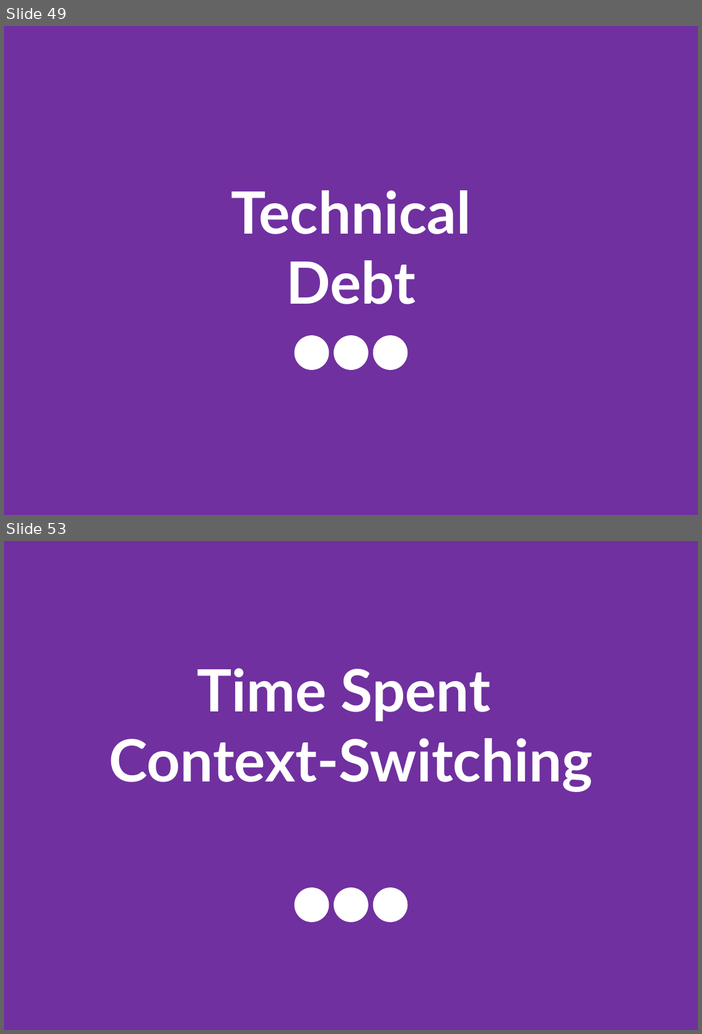
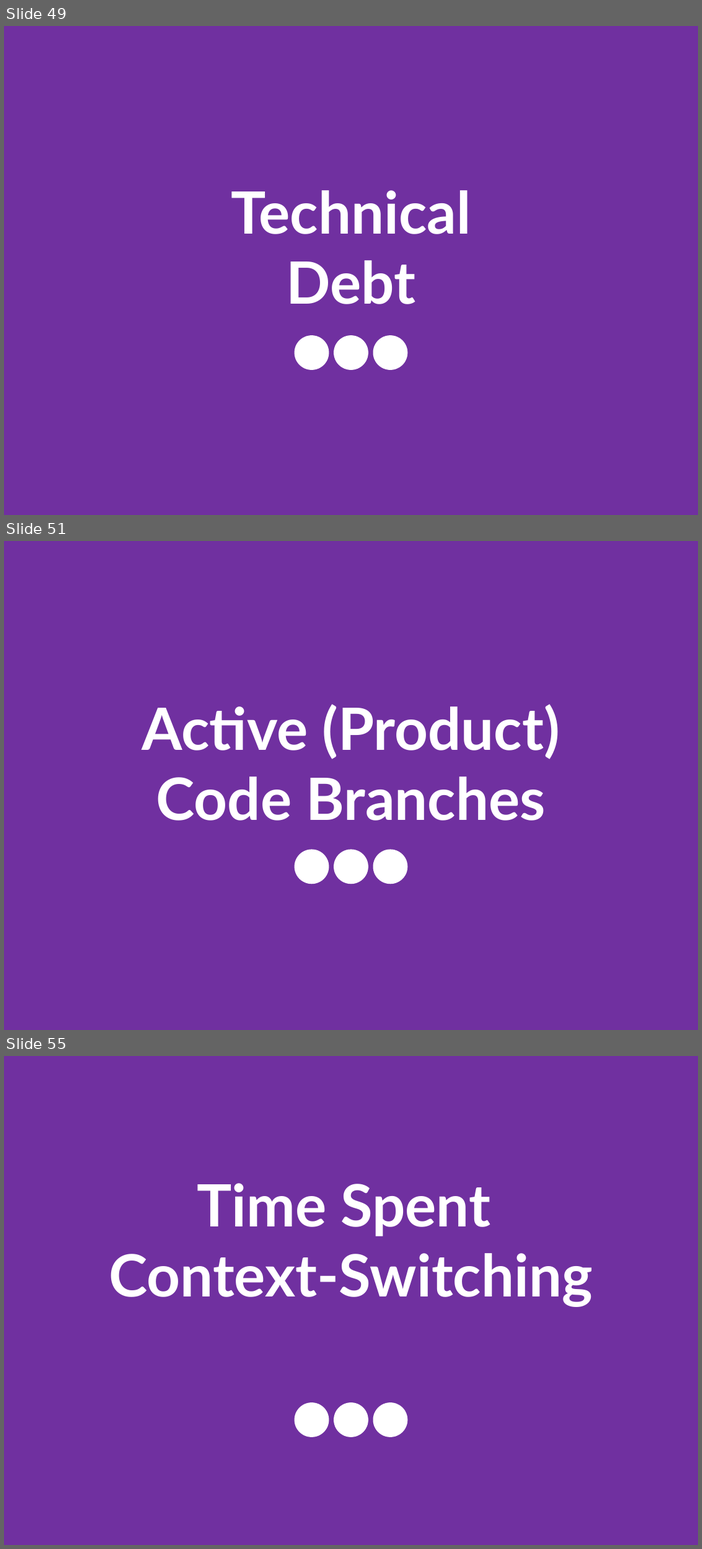
Before and after one commit to ScrumFacilitators/measuringoutcome-en, a slide deck: Measuring Outcome v2 - 2020 update.pptx. Shown one above the other, each under a label of ours: slides 49 and 53 before the commit, slides 49, 51 and 55 after it; the slides between them are not shown. The pictures are 702x1034 and 702x1549 pixels, drawn with LibreOffice and Linux fonts; fonts in the diff are those of the drawing. Boxes give left, top, right and bottom in pixels: in the first picture for what was removed or moved away, otherwise in the second. Text is boxed around its words. In the diff, an @@ line names an element or a change of style, - is before the commit and + after.

Commit message:
Split up "active Branches/time Spent merging" into two new cards with slight rewording

```diff
--- a/Measuring Outcome v2 - 2020 update.pptx
+++ b/Measuring Outcome v2 - 2020 update.pptx
@@ slide 51 added at box(4, 541, 698, 1030), background #FFFFFF @@
@@ rounded rectangle added at box(4, 541, 698, 1030), fill #7030A0 @@
@@ group added at box(142, 704, 560, 884): 3 ellipses, 1 text @@
+Active (Product) Code Branches
@@ what was slide 53 is now slide 55 @@
```
Also in this commit, not shown: 1 slide changed, 1 other slide added.
